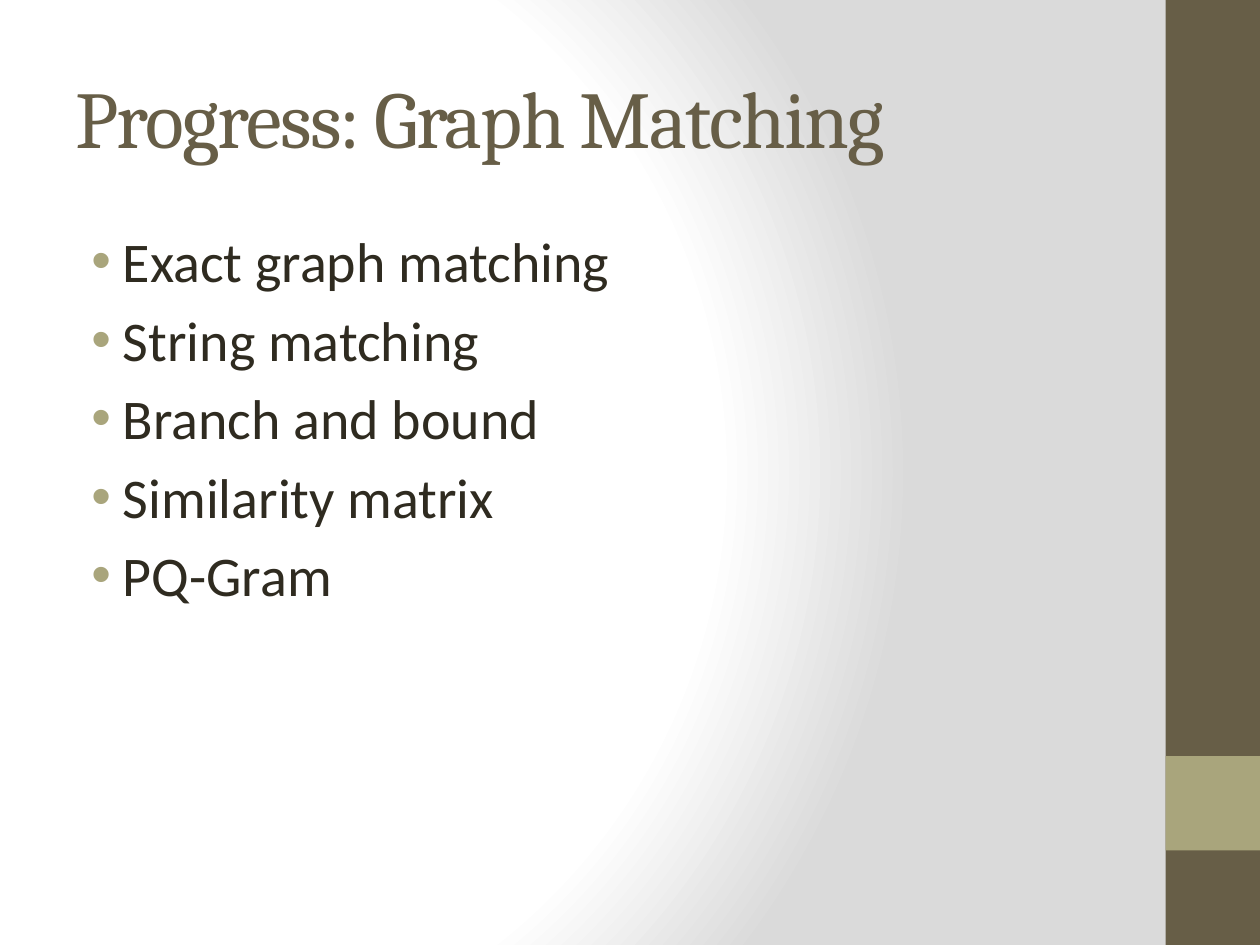
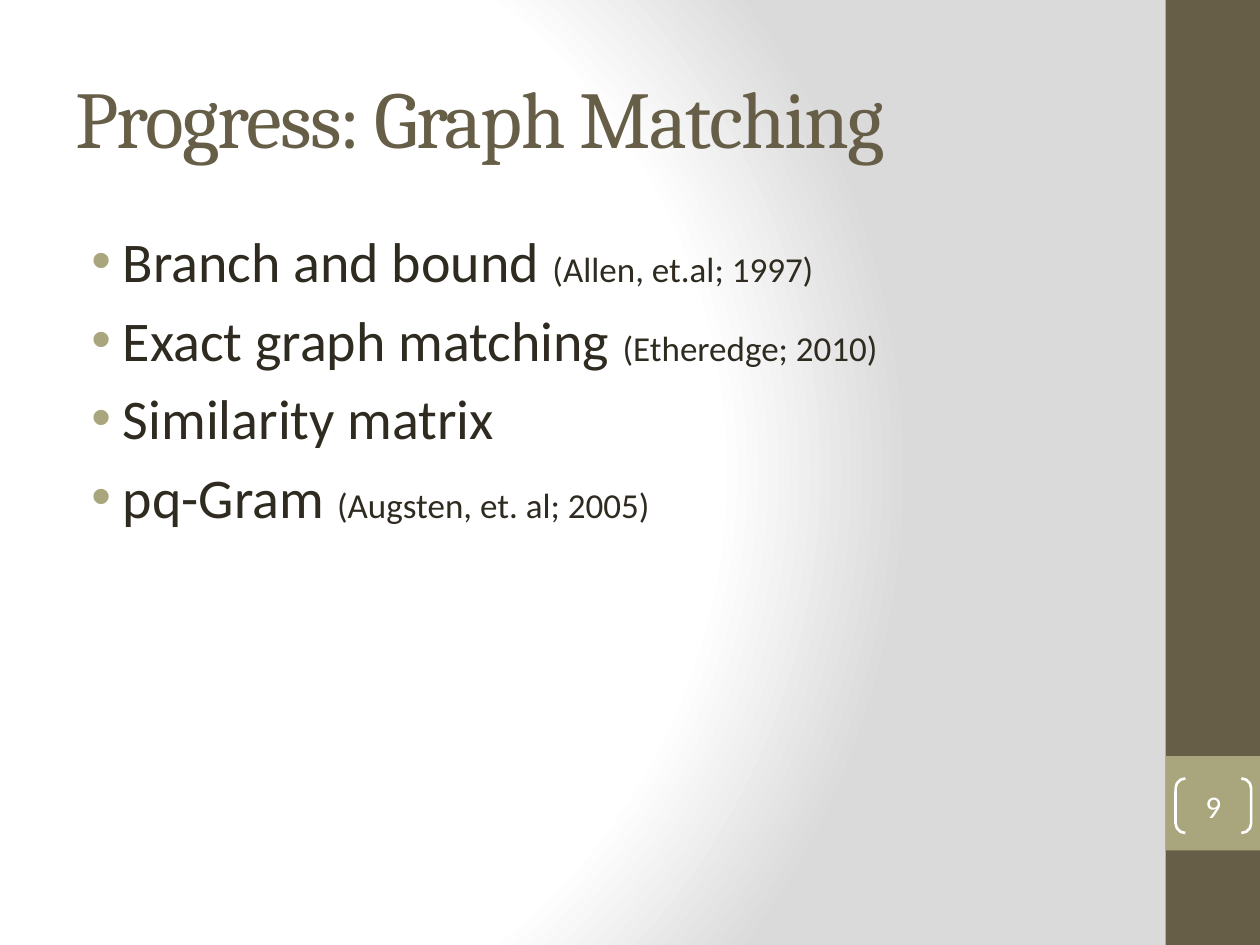
Before and after one commit to SuitAndThai/Graph-Matching, a slide deck: slide 9 of Documents/Fall Presentation.pptx (slide 7 before the commit). Drawn at 1260x945 pixels with LibreOffice and Linux fonts; fonts in the diff are those of the drawing. Boxes give left, top, right and bottom in pixels: in the first picture for what was removed or moved away, otherwise in the second. Text is boxed around its words. In the diff, an @@ line names an element or a change of style, - is before the commit and + after.

```diff
--- a/Documents/Fall Presentation.pptx
+++ b/Documents/Fall Presentation.pptx
@@ text at (x1=123, y1=243, x2=878, y2=371): text changed; size 32 to 20 pt @@
-• Exact graph matching
-• String matching
-• Branch and bound
+• Branch and bound (Allen, et.al; 1997)
+• Exact graph matching (Etheredge; 2010)
@@ text at (x1=123, y1=481, x2=650, y2=527): text changed; size 32 to 20 pt @@
-• PQ-Gram
+• pq-Gram (Augsten, et. al; 2005)
@@ page number added at (x1=1176, y1=779, x2=1251, y2=833), outline #FFFFFF 1.5 pt, 18 pt, text #FFFFFF @@
+9
```
Also in this commit, not shown: 9 other slides changed, 2 slides added.
